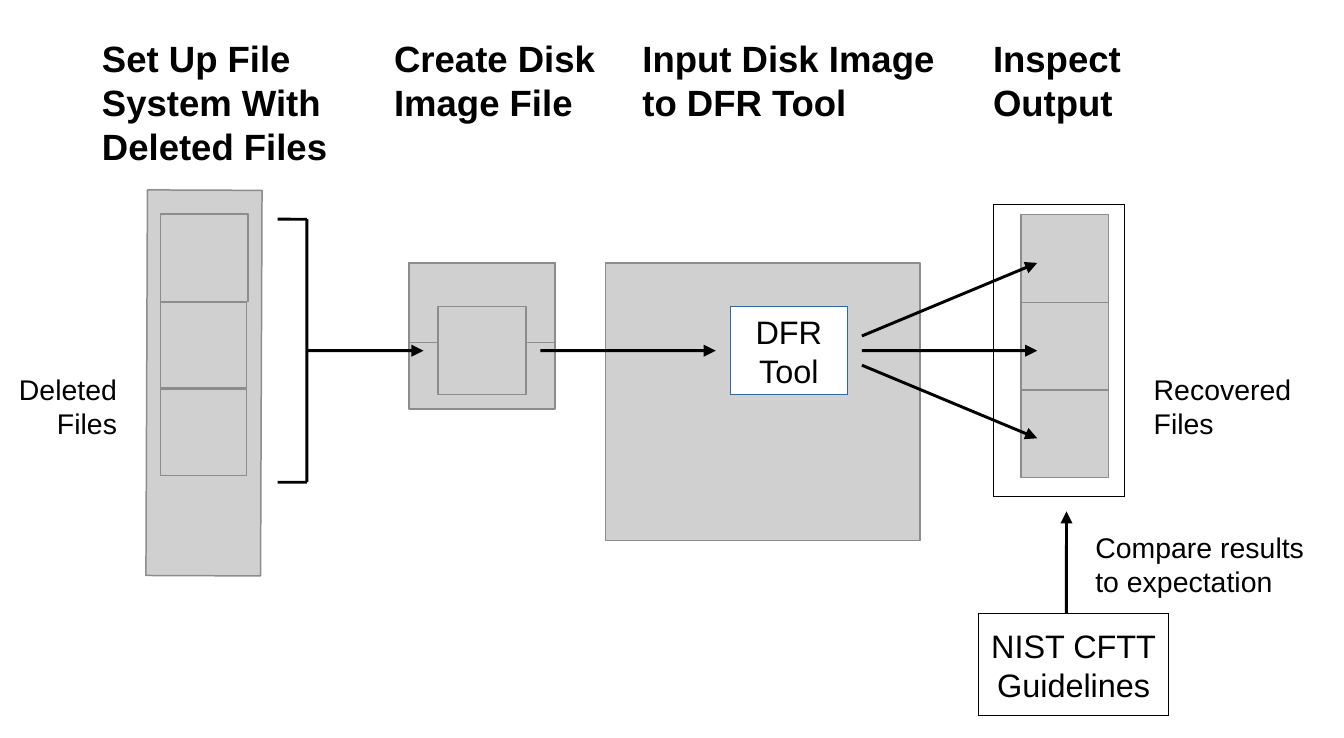
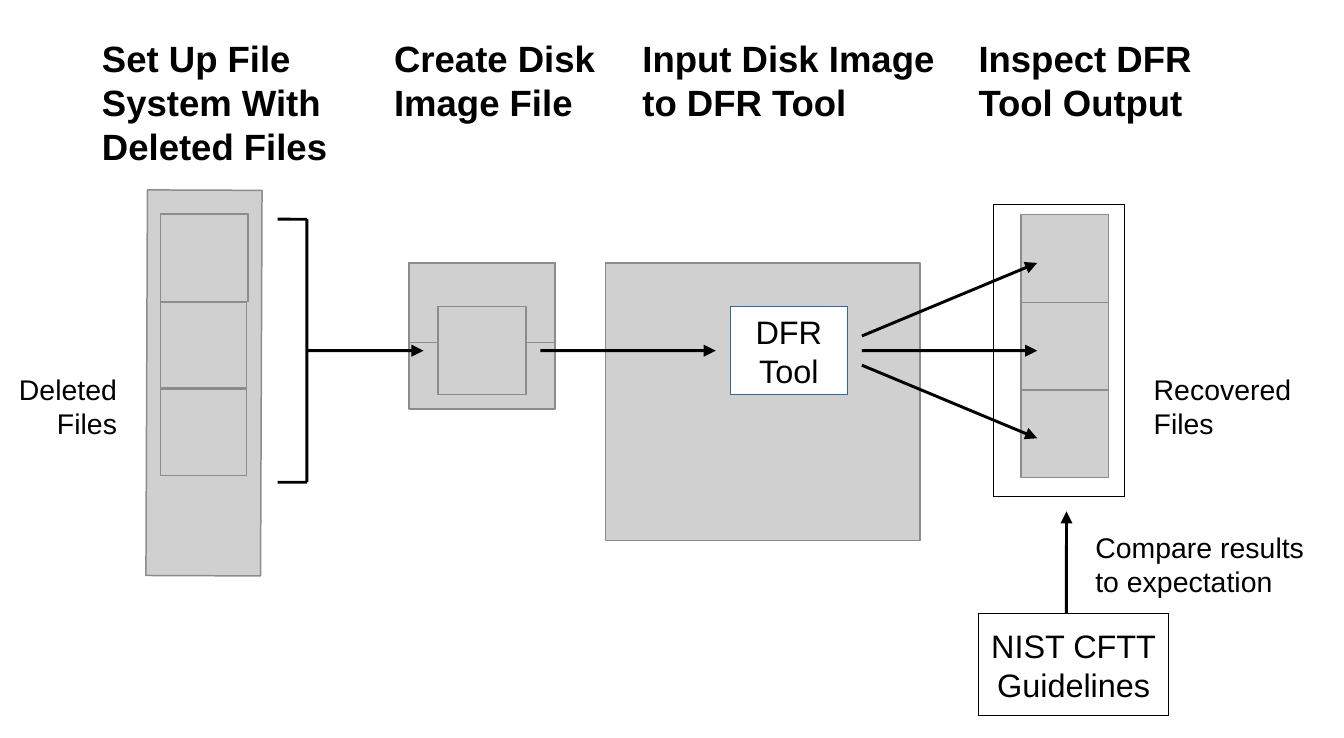
Before and after one commit to sankardasroy/Digital-Forensics-Research, a slide deck: slide 1 of dfr_metadata/paper/fig/overview.odp. Drawn at 1344x738 pixels with LibreOffice and Linux fonts; fonts in the diff are those of the drawing; grey boxes stand for pictures. Boxes give left, top, right and bottom in pixels: in the first picture for what was removed or moved away, otherwise in the second. Text is boxed around its words. In the diff, an @@ line names an element or a change of style, - is before the commit and + after.

```diff
--- a/dfr_metadata/paper/fig/overview.odp
+++ b/dfr_metadata/paper/fig/overview.odp
@@ text at <box>979,47,1191,124</box>: text changed @@
-Inspect Output
+Inspect DFR Tool Output
```
Also in this commit, not shown: 1 other file.
